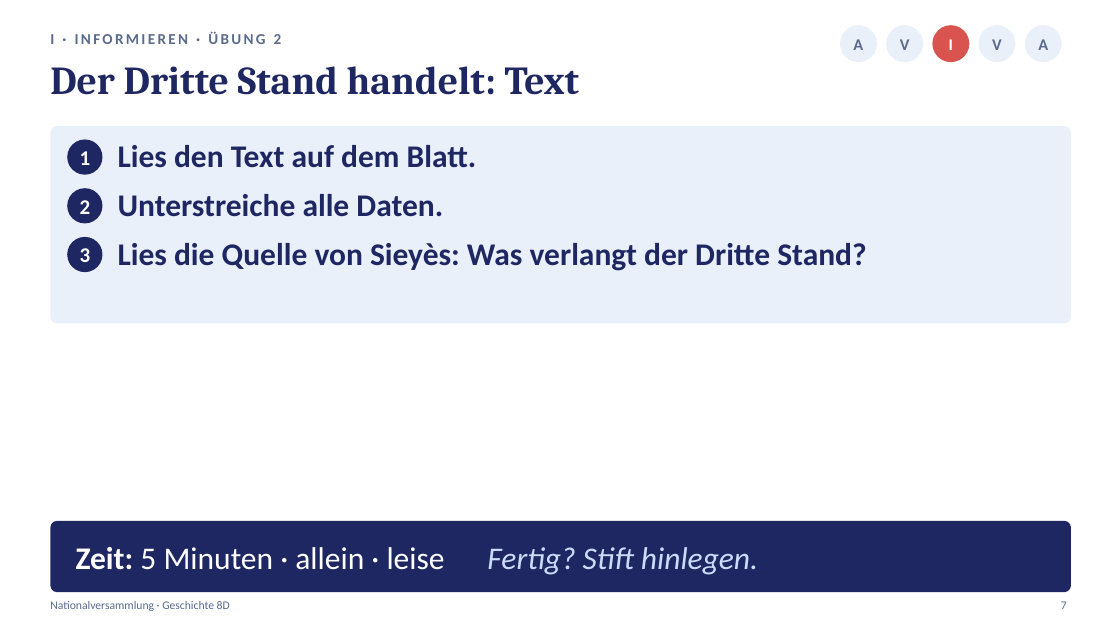
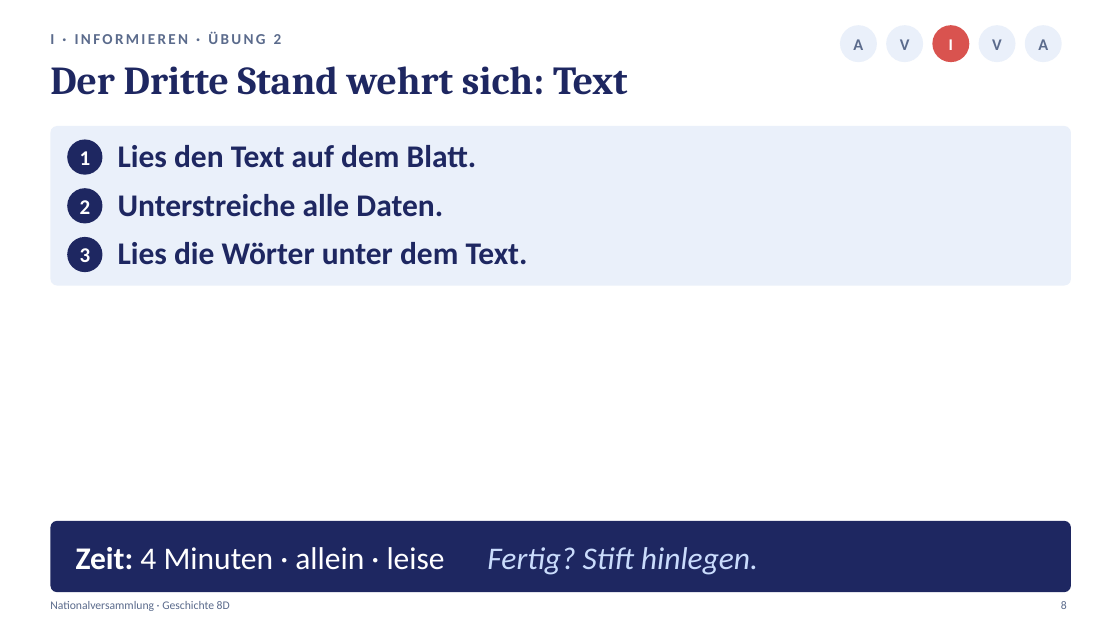
Before and after one commit to golzkonstantin-gif/Schule, a slide deck: slide 8 of Geschichte_8D/Stunde2_Nationalversammlung/Praesentation_Stunde2_Nationalversammlung_8D.pptx (slide 7 before the commit). Drawn at 1120x630 pixels with LibreOffice and Linux fonts; fonts in the diff are those of the drawing. Boxes give left, top, right and bottom in pixels: in the first picture for what was removed or moved away, otherwise in the second. Text is boxed around its words. In the diff, an @@ line names an element or a change of style, - is before the commit and + after.

```diff
--- a/Geschichte_8D/Stunde2_Nationalversammlung/Praesentation_Stunde2_Nationalversammlung_8D.pptx
+++ b/Geschichte_8D/Stunde2_Nationalversammlung/Praesentation_Stunde2_Nationalversammlung_8D.pptx
@@ text at [50, 66, 628, 95]: text changed @@
-Der Dritte Stand handelt: Text
+Der Dritte Stand wehrt sich: Text
@@ rounded rectangle: place and size @@
-rounded rectangle at [50, 126, 1071, 323]
+rounded rectangle at [50, 126, 1071, 286]
@@ rounded rectangle at [50, 126, 1071, 286]: proportions changed @@
@@ text at [118, 242, 528, 265]: text changed @@
-Lies die Quelle von Sieyès: Was verlangt der Dritte Stand?
+Lies die Wörter unter dem Text.
@@ text at [76, 547, 758, 575]: text changed @@
-Zeit: 5 Minuten · allein · leise Fertig? Stift hinlegen.
+Zeit: 4 Minuten · allein · leise Fertig? Stift hinlegen.
@@ text at [1061, 601, 1067, 609]: text changed @@
-7
+8
```
Also in this commit, not shown: 11 other slides changed, 2 slides added, 1 slide removed, 21 other files.
